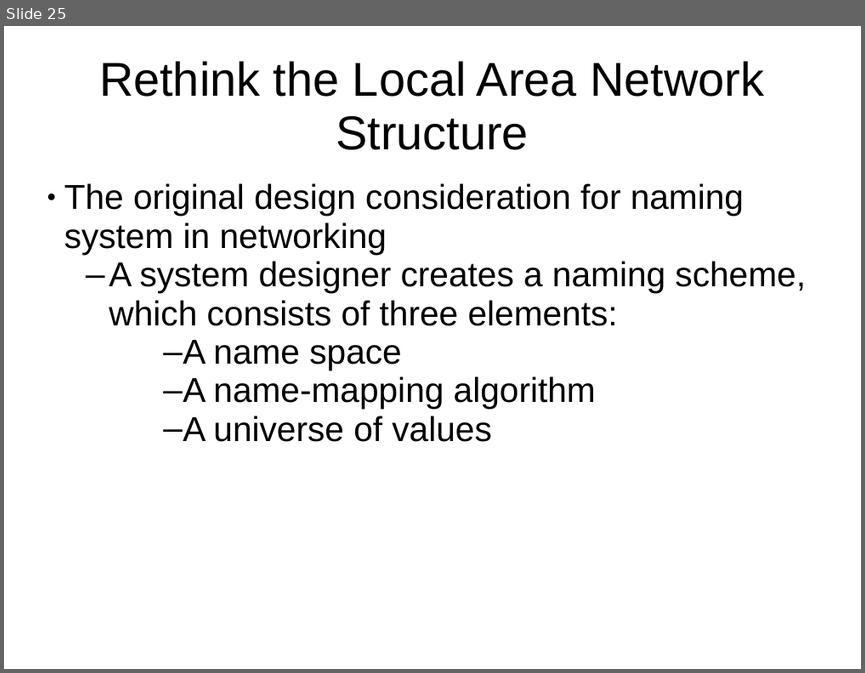
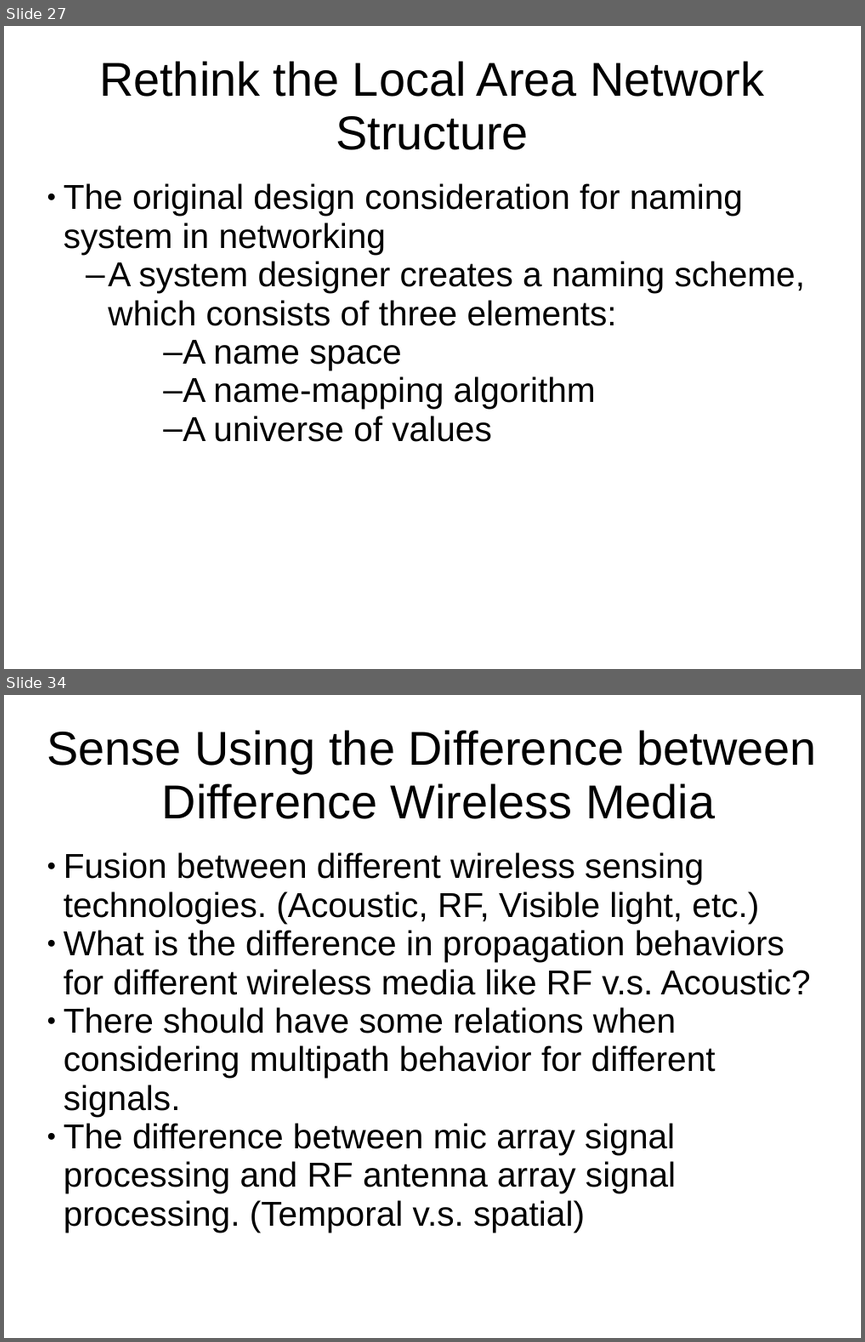
Before and after one commit to HSID/Ubuntu-Desktop, a slide deck: Enhanced-Smart-Home-Assistant.ppt. Shown one above the other, each under a label of ours: slide 25 before the commit, slides 27 and 34 after it; the slides between them are not shown. The pictures are 865x673 and 865x1342 pixels, drawn with LibreOffice and Linux fonts; fonts in the diff are those of the drawing. Boxes give left, top, right and bottom in pixels: in the first picture for what was removed or moved away, otherwise in the second. Text is boxed around its words. In the diff, an @@ line names an element or a change of style, - is before the commit and + after.

```diff
--- a/Enhanced-Smart-Home-Assistant.ppt
+++ b/Enhanced-Smart-Home-Assistant.ppt
@@ slide 34 added at (4,695,861,1338), background #FFFFFF @@
@@ title added at (46,730,817,819), 44 pt, text #000000 @@
+Sense Using the Difference between Difference Wireless Media
@@ subtitle added at (64,852,811,1231), 32 pt, text #000000 @@
+● Fusion between different wireless sensing technologies. (Acoustic, RF, Visible light, etc.)
+● What is the difference in propagation behaviors for different wireless media like RF v.s. Acoustic?
+● There should have some relations when considering multipath behavior for different signals.
+● The difference between mic array signal processing and RF antenna array signal processing. (Temporal v.s. spatial)
@@ what was slide 25 is now slide 27 @@
```
Also in this commit, not shown: 24 other slides changed, 11 other slides added, 1 other file.
